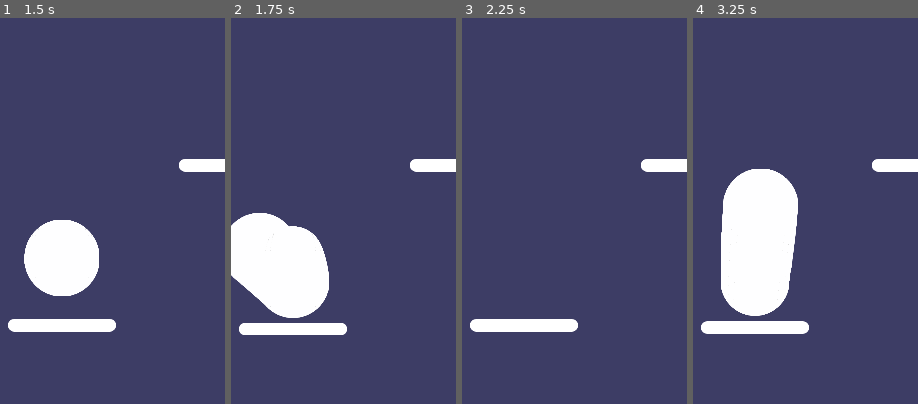
Above: before the commit, frames 1-4 (left to right).
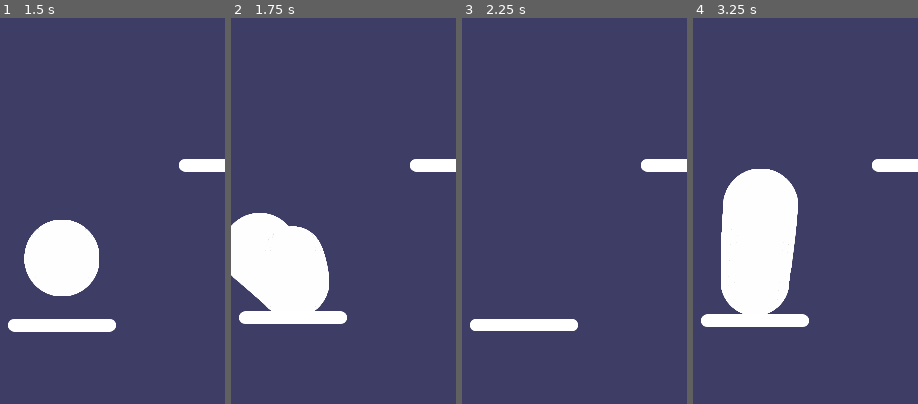
Above: after the commit, the same moments.

Repository: adflixit/gd-samples
Game: Godot game, scene res://main.tscn
Same seed, same stepped clock (60 frames per second), same inputs: the game is played once before the commit and once after it.
Inputs (mouse positions are % of the whole screen's width and height, from its top left):
- Up to frame 1 (1.5 s): tap Enter at 0.5 s; move the mouse to (72, 47) at 0.52 s; tap Tab at 0.6, 1.35 s; click (72, 47) at 0.67 s; tap Space at 1.25 s; move the mouse to (30, 57) at 1.27 s; click (30, 57) at 1.42 s
- Up to frame 2 (1.75 s): no input
- Up to frame 3 (2.25 s): move the mouse to (60, 29) at 2.02 s; tap Tab at 2.1 s; click (60, 29) at 2.17 s
- Up to frame 4 (3.25 s): tap Enter at 2.75 s; move the mouse to (45, 72) at 2.77 s; tap Tab at 2.85 s; click (45, 72) at 2.92 s
The pictures show only the part of the screen within x 36-86%, y 44-94%; the shares and areas given below are measured in that part.

Frame 1 is identical in both runs. In frame 2, 2.6% of the frame differs, in the area x 3-52%, y 75-83%; in frame 3, 0.1%; in frame 4, 1.7%.

Commit message:
Update platform.gd

Diff:
--- a/2d/src/platform.gd
+++ b/2d/src/platform.gd
@@ -17,5 +17,5 @@
 
 
 func flinch(pos, vel):
-	rotation_target = (pos.x - position.x) / A.platform_width * -sign(vel.y) * vel.length() / 1000
-	position_target = -vel / 8
+	rotation_target = (pos.x - position.x) / A.platform_width * vel.length() * 0.001
+	position_target = vel / 4
